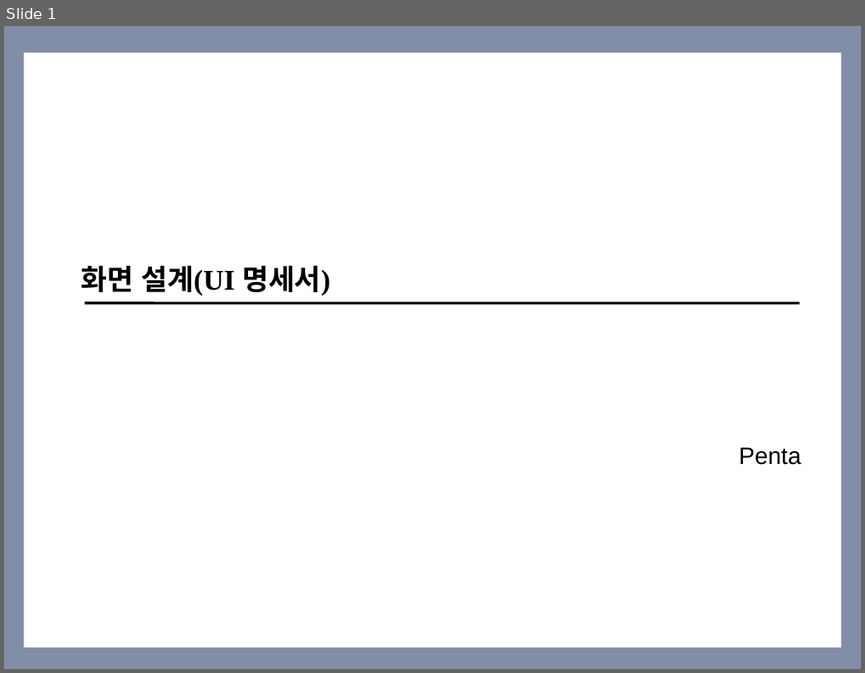
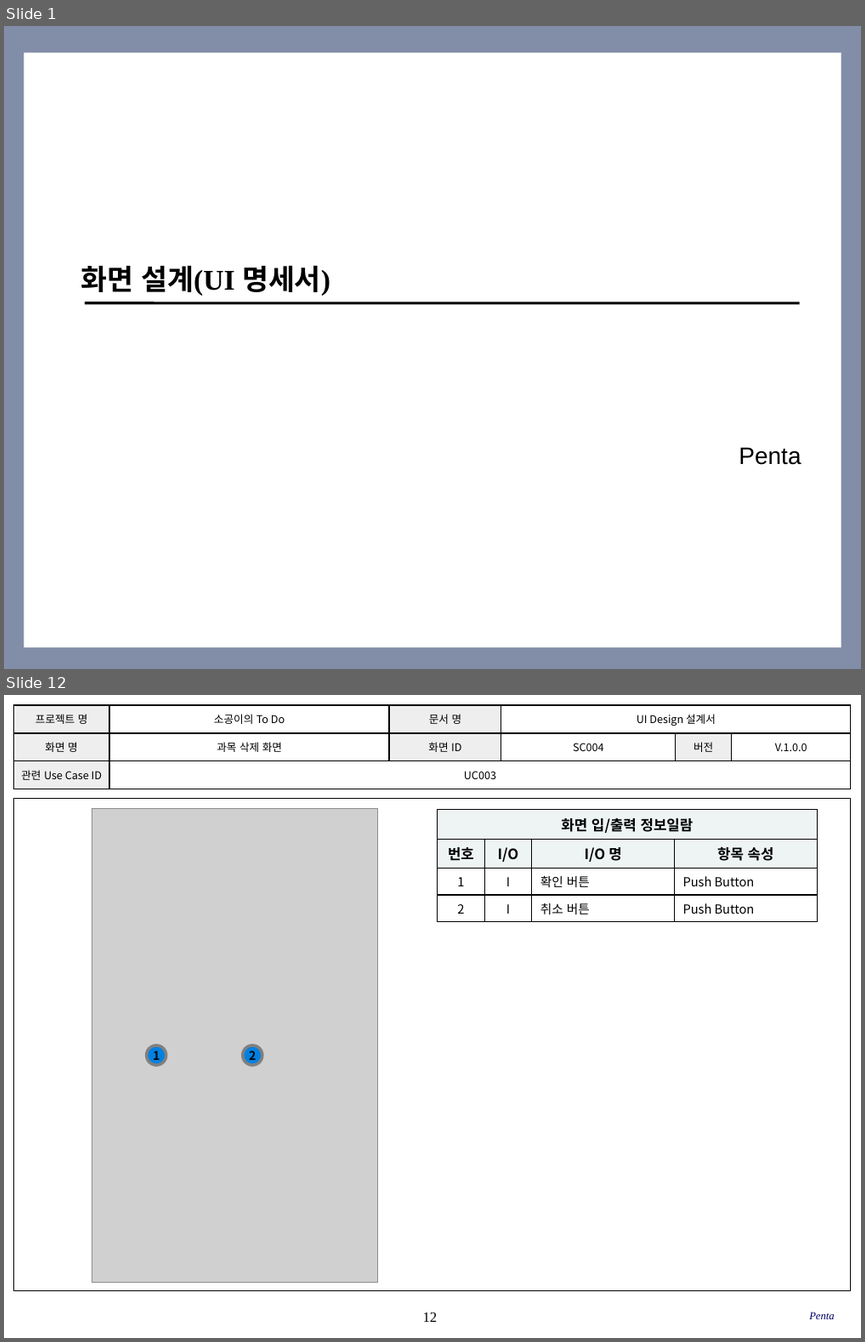
Before and after one commit to SE-admin/SE2017_5_mixharmony, a slide deck: doc/3_ 설계서/UI Design_05_penta.pptx. Shown one above the other, each under a label of ours: slide 1 before the commit, slides 1 and 12 after it; the slides between them are not shown. The pictures are 865x673 and 865x1342 pixels, drawn with LibreOffice and Linux fonts; fonts in the diff are those of the drawing; grey boxes stand for pictures; background and template pictures are left out. Boxes give left, top, right and bottom in pixels: in the first picture for what was removed or moved away, otherwise in the second. Text is boxed around its words. In the diff, an @@ line names an element or a change of style, - is before the commit and + after.

```diff
--- a/doc/3_ 설계서/UI Design_05_penta.pptx
+++ b/doc/3_ 설계서/UI Design_05_penta.pptx
@@ slide 12 added at <box>4,695,861,1338</box>, background #FFFFFF @@
@@ table added at <box>13,705,850,789</box>, 3 rows, 6 columns @@
+프로젝트 명 | 소공이의 To Do | 문서 명 | UI Design 설계서 |  | 
+화면 명 | 과목 삭제 화면 | 화면 ID | SC004 | 버전 | V.1.0.0
+관련 Use Case ID | UC003 |  |  |  | 
@@ rectangle added at <box>13,798,851,1291</box>, outline #000000 0.75 pt @@
@@ picture added at <box>92,808,377,1281</box> @@
@@ table added at <box>438,810,817,918</box>, 4 rows, 4 columns @@
+화면 입/출력 정보일람 |  |  | 
+번호 | I/O | I/O 명 | 항목 속성
+1 | I | 확인 버튼 | Push Button
+2 | I | 취소 버튼 | Push Button
@@ ellipse added at <box>146,1045,166,1065</box>, fill #0081E2, outline #808080 2.5 pt, 10 pt, text #000000, bold @@
+1
@@ ellipse added at <box>242,1045,262,1065</box>, fill #0081E2, outline #808080 2.5 pt, 10 pt, text #000000, bold @@
+2
@@ page number added at <box>423,1312,438,1321</box>, 12 pt, text #000000 @@
+12
@@ text added at <box>809,1311,834,1319</box>, 9 pt, text #000066, italic @@
+Penta
```
Also in this commit, not shown: 13 slides changed, 19 other slides added.
